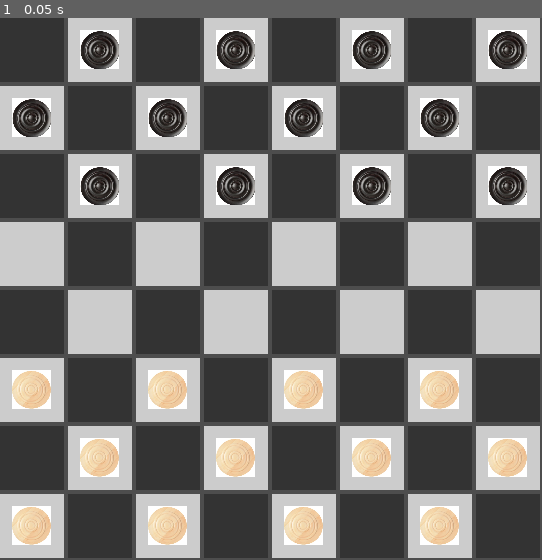
Above: before the commit, frame 1.
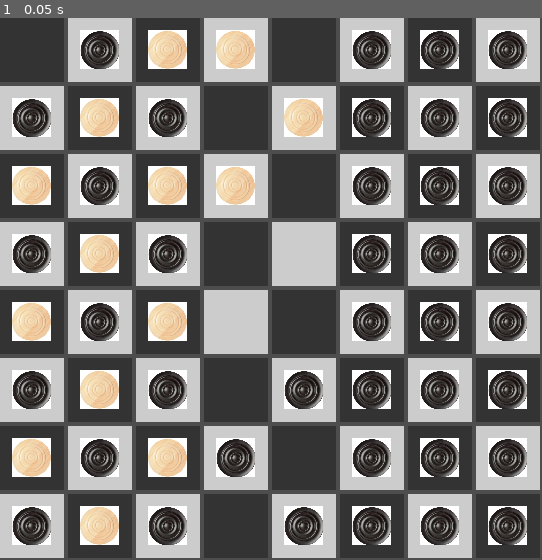
Above: after the commit, the same moment.

Repository: Luca-Milioli/Checkers
Game: Godot game, scene res://scenes/main.tscn
Same seed, same stepped clock (60 frames per second), same inputs: the game is played once before the commit and once after it.
Inputs:
- Up to frame 1 (0.05 s): no input

The runs differ from the first frame. In frame 1, 18% of the frame differs, in the area x 2-98%, y 2-98%.
Error before the commit: Invalid access to property or key 'update' on a base object of type 'GridContainer (grid.gd)'. (res://scripts/game_logic.gd:13)

Commit message:
git fix

Diff:
--- a/checkers/checkers/checkers/icon.svg
+++ /dev/null
@@ -1 +0,0 @@
-<svg xmlns="http://www.w3.org/2000/svg" width="128" height="128"><rect width="124" height="124" x="2" y="2" fill="#363d52" stroke="#212532" stroke-width="4" rx="14"/><g fill="#fff" transform="translate(12.322 12.322)scale(.101)"><path d="M105 673v33q407 354 814 0v-33z"/><path fill="#478cbf" d="m105 673 152 14q12 1 15 14l4 67 132 10 8-61q2-11 15-15h162q13 4 15 15l8 61 132-10 4-67q3-13 15-14l152-14V427q30-39 56-81-35-59-83-108-43 20-82 47-40-37-88-64 7-51 8-102-59-28-123-42-26 43-46 89-49-7-98 0-20-46-46-89-64 14-123 42 1 51 8 102-48 27-88 64-39-27-82-47-48 49-83 108 26 42 56 81zm0 33v39c0 276 813 276 814 0v-39l-134 12-5 69q-2 10-14 13l-162 11q-12 0-16-11l-10-65H446l-10 65q-4 11-16 11l-162-11q-12-3-14-13l-5-69z"/><path d="M483 600c0 34 58 34 58 0v-86c0-34-58-34-58 0z"/><circle cx="725" cy="526" r="90"/><circle cx="299" cy="526" r="90"/></g><g fill="#414042" transform="translate(12.322 12.322)scale(.101)"><circle cx="307" cy="532" r="60"/><circle cx="717" cy="532" r="60"/></g></svg>
--- a/checkers/checkers/checkers/project.godot
+++ /dev/null
@@ -1,27 +0,0 @@
-; Engine configuration file.
-; It's best edited using the editor UI and not directly,
-; since the parameters that go here are not all obvious.
-;
-; Format:
-;   [section] ; section goes between []
-;   param=value ; assign values to parameters
-
-config_version=5
-
-[application]
-
-config/name="Checkers"
-run/main_scene="res://scenes/main.tscn"
-config/features=PackedStringArray("4.4", "Mobile")
-boot_splash/fullsize=false
-config/icon="res://icon.svg"
-
-[display]
-
-window/size/viewport_width=542
-window/size/viewport_height=542
-window/stretch/mode="viewport"
-
-[rendering]
-
-renderer/rendering_method="mobile"
--- a/checkers/checkers/checkers/scenes/board.tscn
+++ /dev/null
@@ -1,17 +0,0 @@
-[gd_scene load_steps=2 format=3 uid="uid://bmwwouhjteyui"]
-
-[ext_resource type="Script" uid="uid://6vv5o5xuc7hp" path="res://scripts/grid.gd" id="1_74804"]
-
-[node name="Board" type="Control"]
-layout_mode = 3
-anchors_preset = 0
-offset_right = 40.0
-offset_bottom = 40.0
-
-[node name="Grid" type="GridContainer" parent="."]
-clip_contents = true
-layout_mode = 0
-offset_right = 40.0
-offset_bottom = 40.0
-columns = 8
-script = ExtResource("1_74804")
--- a/checkers/checkers/checkers/scenes/checks.tscn
+++ /dev/null
@@ -1,6 +0,0 @@
-[gd_scene load_steps=2 format=3 uid="uid://bcivo4a7stkvp"]
-
-[ext_resource type="Script" uid="uid://b83ym4w3dtpnl" path="res://scripts/checks.gd" id="1_rw4ni"]
-
-[node name="Checks" type="Node"]
-script = ExtResource("1_rw4ni")
--- a/checkers/checkers/checkers/scenes/king.tscn
+++ /dev/null
@@ -1,6 +0,0 @@
-[gd_scene load_steps=2 format=3 uid="uid://bof56qxoruktm"]
-
-[ext_resource type="Script" uid="uid://di7tvbe5o1t0l" path="res://scripts/king.gd" id="1_div27"]
-
-[node name="King" type="Node2D"]
-script = ExtResource("1_div27")
--- a/checkers/checkers/checkers/scenes/main.tscn
+++ /dev/null
@@ -1,9 +0,0 @@
-[gd_scene load_steps=3 format=3 uid="uid://durfvn0w6iv78"]
-
-[ext_resource type="Script" uid="uid://ceuv3y0i1v4vn" path="res://scripts/main.gd" id="1_pptng"]
-[ext_resource type="PackedScene" uid="uid://bmwwouhjteyui" path="res://scenes/board.tscn" id="1_qq4w8"]
-
-[node name="Main" type="Node"]
-script = ExtResource("1_pptng")
-
-[node name="Board" parent="." instance=ExtResource("1_qq4w8")]
--- a/checkers/checkers/checkers/scenes/man.tscn
+++ /dev/null
@@ -1,29 +0,0 @@
-[gd_scene load_steps=3 format=3 uid="uid://m15pmhxfyt8t"]
-
-[ext_resource type="Script" uid="uid://f8gnp4gs2ow7" path="res://scripts/man.gd" id="1_rb5kw"]
-[ext_resource type="Texture2D" uid="uid://cd68uprkopkhj" path="res://art/white_man.jpg" id="3_gca12"]
-
-[node name="ManContainer" type="Control"]
-layout_mode = 3
-anchors_preset = 8
-anchor_left = 0.5
-anchor_top = 0.5
-anchor_right = 0.5
-anchor_bottom = 0.5
-offset_left = -20.0
-offset_top = -20.0
-offset_right = 294.0
-offset_bottom = 293.0
-grow_horizontal = 2
-grow_vertical = 2
-size_flags_horizontal = 3
-size_flags_vertical = 3
-
-[node name="Man" type="TextureRect" parent="."]
-custom_minimum_size = Vector2(40, 40)
-layout_mode = 1
-offset_right = 316.0
-offset_bottom = 316.0
-scale = Vector2(0.125, 0.125)
-texture = ExtResource("3_gca12")
-script = ExtResource("1_rb5kw")
--- a/checkers/checkers/checkers/scenes/tile.tscn
+++ /dev/null
@@ -1,14 +0,0 @@
-[gd_scene load_steps=2 format=3 uid="uid://s3xcwwap3x33"]
-
-[ext_resource type="Script" uid="uid://cbl80r0gbarg1" path="res://scripts/tile.gd" id="1_a0q3e"]
-
-[node name="Tile" type="ColorRect"]
-custom_minimum_size = Vector2(64, 64)
-anchors_preset = 15
-anchor_right = 1.0
-anchor_bottom = 1.0
-grow_horizontal = 2
-grow_vertical = 2
-size_flags_horizontal = 3
-size_flags_vertical = 3
-script = ExtResource("1_a0q3e")
--- a/checkers/checkers/checkers/scripts/checks.gd
+++ /dev/null
@@ -1,9 +0,0 @@
-extends Node
-
-# Called when the node enters the scene tree for the first time.
-func _ready() -> void:
-	pass # Replace with function body.
-
-# Called every frame. 'delta' is the elapsed time since the previous frame.
-func _process(delta: float) -> void:
-	pass
--- a/checkers/checkers/checkers/scripts/game_logic.gd
+++ /dev/null
@@ -1,62 +0,0 @@
-class_name GameLogic
-
-const COLUMNS = 8
-const ROWS = 8
-enum {PLAYER_MAN, IA_MAN, NO_MAN}
-var board = []
-var player_turn : bool
-var winner : int
-
-signal update_gui
-
-func setup_matrix() -> void:
-	_create_matrix(COLUMNS, ROWS)
-	for y in range(COLUMNS):
-		for x in range(ROWS):
-			board[x][y] = NO_MAN
-			if (not bool((x + y)%2)):
-				if y < 3:
-					board[x][y] = PLAYER_MAN
-				elif y > 4:
-					board[x][y] = IA_MAN
-
-func print_board():
-	print("PLAYER: 0\nIA: 1\nVOID: 2\n")
-	for i in range(COLUMNS):
-		print("\nCOLUMNS "+str(i+1)+": ")
-		print(board[i])
-
-func _create_matrix(cols, rows):
-	for y in range(cols):
-		var row = []
-		for x in range(rows):
-			row.append(null)
-		self.board.append(row)
-
-func _check_move(old: Vector2i, new: Vector2i) -> bool:
-	return true
-
-func _set_move(old: Vector2i, new: Vector2i):
-	self.board[old[0]][old[1]] = self.board[new[0]][new[1]]
-
-func _change_turn():
-	self.player_turn = !player_turn
-
-func _make_move():
-	var move_passed = false
-	var old_cell : Vector2i
-	var new_cell : Vector2i
-	while not move_passed:
-		old_cell = Vector2i(0, 0)
-		new_cell = Vector2i(0, 1)
-		move_passed = _check_move(old_cell, new_cell)
-	_set_move(old_cell, new_cell)
-
-func _check_winner() -> int:
-	return 1
-
-func game_start():
-	while not self.winner:
-		_change_turn()
-		_make_move()
-		self.winner = _check_winner()
--- a/checkers/checkers/checkers/scripts/grid.gd
+++ /dev/null
@@ -1,72 +0,0 @@
-extends GridContainer
-
-const TILE_SCENE = preload("res://scenes/tile.tscn")
-const MAN_SCENE = preload("res://scenes/man.tscn")
-
-enum {PLAYER_MAN, IA_MAN, NO_MAN}
-var last_board = []
-var selected_piece = null
-
-func _ready():
-	# update()
-	_create_matrix(8,8)
-	for y in range(8):
-		for x in range(8):
-			var tile = TILE_SCENE.instantiate()
-			tile.set_coordinates(x, y)
-
-			var set_color: bool = (x + y) % 2
-			tile.set_dark(not set_color)
-
-			var coordinates: Vector2i = tile.get_coordinates()
-			if set_color and coordinates[1] != 3 and coordinates[1] != 4:
-				if coordinates[1] < 3:
-					last_board[x][y] = PLAYER_MAN
-				else:
-					last_board[x][y] = IA_MAN
-				tile.add_child(create_man(last_board[x][y]))
-			else:
-				last_board[x][y] = NO_MAN
-
-			self.add_child(tile)
-
-func create_man(color):
-	var man = MAN_SCENE.instantiate()
-	if color == PLAYER_MAN:
-		man.get_node("Man").set_image(true)
-	else:
-		man.get_node("Man").set_image(false)
-	return man
-
-func get_cell(row: int, col: int) -> ColorRect:
-	return self.get_child(row * 8 + col) as ColorRect
-
-func update(board):
-	for x in range(8):
-		for y in range(8):
-			if board[x][y] != last_board[x][y]:
-				last_board[x][y] = board[x][y]
-				var tile = self.get_cell(x,y)
-				if tile.get_child_count() == 1:
-					tile.remove_child(tile.get_child(0))
-				tile.add_child(create_man(board[x][y]))
-
-func _create_matrix(cols, rows):
-	for y in range(cols):
-		var row = []
-		for x in range(rows):
-			row.append(null)
-		self.last_board.append(row)
-
-func selected_cell(cell):
-	if selected_piece == null:
-		# Seleziona pezzo se c’è sopra un pezzo
-		if last_board == NO_MAN:
-			selected_piece = cell
-			cell.highlight()
-	else:
-		# Sposta il pezzo selezionato qui
-		if cell.is_empty():
-			cell.set_piece(selected_piece.get_piece())
-			selected_piece.clear_piece()
-		selected_piece = null
--- a/checkers/checkers/checkers/scripts/king.gd
+++ /dev/null
@@ -1,12 +0,0 @@
-extends Man
-
-class_name King
-
-# Called when the node enters the scene tree for the first time.
-func _ready() -> void:
-	pass # Replace with function body.
-
-
-# Called every frame. 'delta' is the elapsed time since the previous frame.
-func _process(delta: float) -> void:
-	pass
--- a/checkers/checkers/checkers/scripts/main.gd
+++ /dev/null
@@ -1,9 +0,0 @@
-extends Node
-
-var logic : GameLogic
-
-func _ready():
-	self.logic = GameLogic.new()
-	self.logic.setup_matrix()
-	self.logic.print_board()
-	self.logic.game_start()
--- a/checkers/checkers/checkers/scripts/man.gd
+++ /dev/null
@@ -1,18 +0,0 @@
-extends TextureRect
-
-class_name Man
-
-var white
-var cells_position: Vector2i
-
-# Called when the node enters the scene tree for the first time.
-func _ready() -> void:
-	pass # Replace with function body.
-
-# Called every frame. 'delta' is the elapsed time since the previous frame.
-func _process(delta: float) -> void:
-	pass
-
-func set_image(white = true):
-	var path = "res://art/white_man.jpg" if white else "res://art/black_man.jpg"
-	self.texture = load(path)
--- a/checkers/checkers/checkers/scripts/tile.gd
+++ /dev/null
@@ -1,14 +0,0 @@
-extends ColorRect
-
-var x: int
-var y: int
-
-func set_dark(dark: bool) -> void:
-	color = Color(0.2, 0.2, 0.2) if dark else Color(0.8, 0.8, 0.8)
-
-func get_coordinates():
-	return Vector2i(self.x, self.y)
-
-func set_coordinates(x: int, y: int) -> void:
-	self.x = x
-	self.y = y
--- a/checkers/checkers/icon.svg
+++ /dev/null
@@ -1 +0,0 @@
-<svg xmlns="http://www.w3.org/2000/svg" width="128" height="128"><rect width="124" height="124" x="2" y="2" fill="#363d52" stroke="#212532" stroke-width="4" rx="14"/><g fill="#fff" transform="translate(12.322 12.322)scale(.101)"><path d="M105 673v33q407 354 814 0v-33z"/><path fill="#478cbf" d="m105 673 152 14q12 1 15 14l4 67 132 10 8-61q2-11 15-15h162q13 4 15 15l8 61 132-10 4-67q3-13 15-14l152-14V427q30-39 56-81-35-59-83-108-43 20-82 47-40-37-88-64 7-51 8-102-59-28-123-42-26 43-46 89-49-7-98 0-20-46-46-89-64 14-123 42 1 51 8 102-48 27-88 64-39-27-82-47-48 49-83 108 26 42 56 81zm0 33v39c0 276 813 276 814 0v-39l-134 12-5 69q-2 10-14 13l-162 11q-12 0-16-11l-10-65H446l-10 65q-4 11-16 11l-162-11q-12-3-14-13l-5-69z"/><path d="M483 600c0 34 58 34 58 0v-86c0-34-58-34-58 0z"/><circle cx="725" cy="526" r="90"/><circle cx="299" cy="526" r="90"/></g><g fill="#414042" transform="translate(12.322 12.322)scale(.101)"><circle cx="307" cy="532" r="60"/><circle cx="717" cy="532" r="60"/></g></svg>
--- a/checkers/checkers/project.godot
+++ /dev/null
@@ -1,27 +0,0 @@
-; Engine configuration file.
-; It's best edited using the editor UI and not directly,
-; since the parameters that go here are not all obvious.
-;
-; Format:
-;   [section] ; section goes between []
-;   param=value ; assign values to parameters
-
-config_version=5
-
-[application]
-
-config/name="Checkers"
-run/main_scene="res://scenes/main.tscn"
-config/features=PackedStringArray("4.4", "Mobile")
-boot_splash/fullsize=false
-config/icon="res://icon.svg"
-
-[display]
-
-window/size/viewport_width=542
-window/size/viewport_height=542
-window/stretch/mode="viewport"
-
-[rendering]
-
-renderer/rendering_method="mobile"
--- a/checkers/checkers/scenes/board.tscn
+++ /dev/null
@@ -1,17 +0,0 @@
-[gd_scene load_steps=2 format=3 uid="uid://bmwwouhjteyui"]
-
-[ext_resource type="Script" uid="uid://6vv5o5xuc7hp" path="res://scripts/grid.gd" id="1_74804"]
-
-[node name="Board" type="Control"]
-layout_mode = 3
-anchors_preset = 0
-offset_right = 40.0
-offset_bottom = 40.0
-
-[node name="Grid" type="GridContainer" parent="."]
-clip_contents = true
-layout_mode = 0
-offset_right = 40.0
-offset_bottom = 40.0
-columns = 8
-script = ExtResource("1_74804")
--- a/checkers/checkers/scenes/checks.tscn
+++ /dev/null
@@ -1,6 +0,0 @@
-[gd_scene load_steps=2 format=3 uid="uid://bcivo4a7stkvp"]
-
-[ext_resource type="Script" uid="uid://b83ym4w3dtpnl" path="res://scripts/checks.gd" id="1_rw4ni"]
-
-[node name="Checks" type="Node"]
-script = ExtResource("1_rw4ni")
--- a/checkers/checkers/scenes/king.tscn
+++ /dev/null
@@ -1,6 +0,0 @@
-[gd_scene load_steps=2 format=3 uid="uid://bof56qxoruktm"]
-
-[ext_resource type="Script" uid="uid://di7tvbe5o1t0l" path="res://scripts/king.gd" id="1_div27"]
-
-[node name="King" type="Node2D"]
-script = ExtResource("1_div27")
--- a/checkers/checkers/scenes/main.tscn
+++ /dev/null
@@ -1,9 +0,0 @@
-[gd_scene load_steps=3 format=3 uid="uid://durfvn0w6iv78"]
-
-[ext_resource type="Script" uid="uid://ceuv3y0i1v4vn" path="res://scripts/main.gd" id="1_pptng"]
-[ext_resource type="PackedScene" uid="uid://bmwwouhjteyui" path="res://scenes/board.tscn" id="1_qq4w8"]
-
-[node name="Main" type="Node"]
-script = ExtResource("1_pptng")
-
-[node name="Board" parent="." instance=ExtResource("1_qq4w8")]
--- a/checkers/checkers/scenes/man.tscn
+++ /dev/null
@@ -1,29 +0,0 @@
-[gd_scene load_steps=3 format=3 uid="uid://m15pmhxfyt8t"]
-
-[ext_resource type="Script" uid="uid://f8gnp4gs2ow7" path="res://scripts/man.gd" id="1_rb5kw"]
-[ext_resource type="Texture2D" uid="uid://cd68uprkopkhj" path="res://art/white_man.jpg" id="3_gca12"]
-
-[node name="ManContainer" type="Control"]
-layout_mode = 3
-anchors_preset = 8
-anchor_left = 0.5
-anchor_top = 0.5
-anchor_right = 0.5
-anchor_bottom = 0.5
-offset_left = -20.0
-offset_top = -20.0
-offset_right = 294.0
-offset_bottom = 293.0
-grow_horizontal = 2
-grow_vertical = 2
-size_flags_horizontal = 3
-size_flags_vertical = 3
-
-[node name="Man" type="TextureRect" parent="."]
-custom_minimum_size = Vector2(40, 40)
-layout_mode = 1
-offset_right = 316.0
-offset_bottom = 316.0
-scale = Vector2(0.125, 0.125)
-texture = ExtResource("3_gca12")
-script = ExtResource("1_rb5kw")
--- a/checkers/checkers/scenes/tile.tscn
+++ /dev/null
@@ -1,14 +0,0 @@
-[gd_scene load_steps=2 format=3 uid="uid://s3xcwwap3x33"]
-
-[ext_resource type="Script" uid="uid://cbl80r0gbarg1" path="res://scripts/tile.gd" id="1_a0q3e"]
-
-[node name="Tile" type="ColorRect"]
-custom_minimum_size = Vector2(64, 64)
-anchors_preset = 15
-anchor_right = 1.0
-anchor_bottom = 1.0
-grow_horizontal = 2
-grow_vertical = 2
-size_flags_horizontal = 3
-size_flags_vertical = 3
-script = ExtResource("1_a0q3e")
--- a/checkers/checkers/scripts/checks.gd
+++ /dev/null
@@ -1,9 +0,0 @@
-extends Node
-
-# Called when the node enters the scene tree for the first time.
-func _ready() -> void:
-	pass # Replace with function body.
-
-# Called every frame. 'delta' is the elapsed time since the previous frame.
-func _process(delta: float) -> void:
-	pass
--- a/checkers/checkers/scripts/game_logic.gd
+++ /dev/null
@@ -1,62 +0,0 @@
-class_name GameLogic
-
-const COLUMNS = 8
-const ROWS = 8
-enum {PLAYER_MAN, IA_MAN, NO_MAN}
-var board = []
-var player_turn : bool
-var winner : int
-
-signal update_gui
-
-func setup_matrix() -> void:
-	_create_matrix(COLUMNS, ROWS)
-	for y in range(COLUMNS):
-		for x in range(ROWS):
-			board[x][y] = NO_MAN
-			if (not bool((x + y)%2)):
-				if y < 3:
-					board[x][y] = PLAYER_MAN
-				elif y > 4:
-					board[x][y] = IA_MAN
-
-func print_board():
-	print("PLAYER: 0\nIA: 1\nVOID: 2\n")
-	for i in range(COLUMNS):
-		print("\nCOLUMNS "+str(i+1)+": ")
-		print(board[i])
-
-func _create_matrix(cols, rows):
-	for y in range(cols):
-		var row = []
-		for x in range(rows):
-			row.append(null)
-		self.board.append(row)
-
-func _check_move(old: Vector2i, new: Vector2i) -> bool:
-	return true
-
-func _set_move(old: Vector2i, new: Vector2i):
-	self.board[old[0]][old[1]] = self.board[new[0]][new[1]]
-
-func _change_turn():
-	self.player_turn = !player_turn
-
-func _make_move():
-	var move_passed = false
-	var old_cell : Vector2i
-	var new_cell : Vector2i
-	while not move_passed:
-		old_cell = Vector2i(0, 0)
-		new_cell = Vector2i(0, 1)
-		move_passed = _check_move(old_cell, new_cell)
-	_set_move(old_cell, new_cell)
-
-func _check_winner() -> int:
-	return 1
-
-func game_start():
-	while not self.winner:
-		_change_turn()
-		_make_move()
-		self.winner = _check_winner()
--- a/checkers/checkers/scripts/grid.gd
+++ /dev/null
@@ -1,72 +0,0 @@
-extends GridContainer
-
-const TILE_SCENE = preload("res://scenes/tile.tscn")
-const MAN_SCENE = preload("res://scenes/man.tscn")
-
-enum {PLAYER_MAN, IA_MAN, NO_MAN}
-var last_board = []
-var selected_piece = null
-
-func _ready():
-	# update()
-	_create_matrix(8,8)
-	for y in range(8):
-		for x in range(8):
-			var tile = TILE_SCENE.instantiate()
-			tile.set_coordinates(x, y)
-
-			var set_color: bool = (x + y) % 2
-			tile.set_dark(not set_color)
-
-			var coordinates: Vector2i = tile.get_coordinates()
-			if set_color and coordinates[1] != 3 and coordinates[1] != 4:
-				if coordinates[1] < 3:
-					last_board[x][y] = PLAYER_MAN
-				else:
-					last_board[x][y] = IA_MAN
-				tile.add_child(create_man(last_board[x][y]))
-			else:
-				last_board[x][y] = NO_MAN
-
-			self.add_child(tile)
-
-func create_man(color):
-	var man = MAN_SCENE.instantiate()
-	if color == PLAYER_MAN:
-		man.get_node("Man").set_image(true)
-	else:
-		man.get_node("Man").set_image(false)
-	return man
-
-func get_cell(row: int, col: int) -> ColorRect:
-	return self.get_child(row * 8 + col) as ColorRect
-
-func update(board):
-	for x in range(8):
-		for y in range(8):
-			if board[x][y] != last_board[x][y]:
-				last_board[x][y] = board[x][y]
-				var tile = self.get_cell(x,y)
-				if tile.get_child_count() == 1:
-					tile.remove_child(tile.get_child(0))
-				tile.add_child(create_man(board[x][y]))
-
-func _create_matrix(cols, rows):
-	for y in range(cols):
-		var row = []
-		for x in range(rows):
-			row.append(null)
-		self.last_board.append(row)
-
-func selected_cell(cell):
-	if selected_piece == null:
-		# Seleziona pezzo se c’è sopra un pezzo
-		if last_board == NO_MAN:
-			selected_piece = cell
-			cell.highlight()
-	else:
-		# Sposta il pezzo selezionato qui
-		if cell.is_empty():
-			cell.set_piece(selected_piece.get_piece())
-			selected_piece.clear_piece()
-		selected_piece = null
--- a/checkers/checkers/scripts/king.gd
+++ /dev/null
@@ -1,12 +0,0 @@
-extends Man
-
-class_name King
-
-# Called when the node enters the scene tree for the first time.
-func _ready() -> void:
-	pass # Replace with function body.
-
-
-# Called every frame. 'delta' is the elapsed time since the previous frame.
-func _process(delta: float) -> void:
-	pass
--- a/checkers/checkers/scripts/main.gd
+++ /dev/null
@@ -1,9 +0,0 @@
-extends Node
-
-var logic : GameLogic
-
-func _ready():
-	self.logic = GameLogic.new()
-	self.logic.setup_matrix()
-	self.logic.print_board()
-	self.logic.game_start()
--- a/checkers/checkers/scripts/man.gd
+++ /dev/null
@@ -1,18 +0,0 @@
-extends TextureRect
-
-class_name Man
-
-var white
-var cells_position: Vector2i
-
-# Called when the node enters the scene tree for the first time.
-func _ready() -> void:
-	pass # Replace with function body.
-
-# Called every frame. 'delta' is the elapsed time since the previous frame.
-func _process(delta: float) -> void:
-	pass
-
-func set_image(white = true):
-	var path = "res://art/white_man.jpg" if white else "res://art/black_man.jpg"
-	self.texture = load(path)
--- a/checkers/checkers/scripts/tile.gd
+++ /dev/null
@@ -1,14 +0,0 @@
-extends ColorRect
-
-var x: int
-var y: int
-
-func set_dark(dark: bool) -> void:
-	color = Color(0.2, 0.2, 0.2) if dark else Color(0.8, 0.8, 0.8)
-
-func get_coordinates():
-	return Vector2i(self.x, self.y)
-
-func set_coordinates(x: int, y: int) -> void:
-	self.x = x
-	self.y = y
--- a/checkers/scripts/grid.gd
+++ b/checkers/scripts/grid.gd
@@ -3,8 +3,13 @@
 const TILE_SCENE = preload("res://scenes/tile.tscn")
 const MAN_SCENE = preload("res://scenes/man.tscn")
 
+enum {PLAYER_MAN, IA_MAN, NO_MAN}
+var last_board = []
+var selected_piece = null
 
 func _ready():
+	# update()
+	_create_matrix(8,8)
 	for y in range(8):
 		for x in range(8):
 			var tile = TILE_SCENE.instantiate()
@@ -15,13 +20,53 @@
 
 			var coordinates: Vector2i = tile.get_coordinates()
 			if set_color and coordinates[1] != 3 and coordinates[1] != 4:
-				var man = MAN_SCENE.instantiate()
-				man.get_node("Man").set_image()
-				if coordinates[1] < 4:
-					man.get_node("Man").set_image(false)
-				tile.add_child(man)
-				#man.position = coordinates
-				#self.add_child(man)
-				#print("added man: ", man.position)
+				if coordinates[1] < 3:
+					last_board[x][y] = PLAYER_MAN
+				else:
+					last_board[x][y] = IA_MAN
+				tile.add_child(create_man(last_board[x][y]))
+			else:
+				last_board[x][y] = NO_MAN
 
 			self.add_child(tile)
+
+func create_man(color):
+	var man = MAN_SCENE.instantiate()
+	if color == PLAYER_MAN:
+		man.get_node("Man").set_image(true)
+	else:
+		man.get_node("Man").set_image(false)
+	return man
+
+func get_cell(row: int, col: int) -> ColorRect:
+	return self.get_child(row * 8 + col) as ColorRect
+
+func update(board):
+	for x in range(8):
+		for y in range(8):
+			if board[x][y] != last_board[x][y]:
+				last_board[x][y] = board[x][y]
+				var tile = self.get_cell(x,y)
+				if tile.get_child_count() == 1:
+					tile.remove_child(tile.get_child(0))
+				tile.add_child(create_man(board[x][y]))
+
+func _create_matrix(cols, rows):
+	for y in range(cols):
+		var row = []
+		for x in range(rows):
+			row.append(null)
+		self.last_board.append(row)
+
+func selected_cell(cell):
+	if selected_piece == null:
+		# Seleziona pezzo se c’è sopra un pezzo
+		if last_board == NO_MAN:
+			selected_piece = cell
+			cell.highlight()
+	else:
+		# Sposta il pezzo selezionato qui
+		if cell.is_empty():
+			cell.set_piece(selected_piece.get_piece())
+			selected_piece.clear_piece()
+		selected_piece = null
Binary file removed: checkers/checkers/art/black_man.jpg
Not shown, removed: checkers/checkers/art/black_man.jpg.import
Binary file removed: checkers/checkers/art/white_man.jpg
Not shown, removed: checkers/checkers/art/white_man.jpg.import
Binary file removed: checkers/checkers/checkers/art/black_man.jpg
Not shown, removed: checkers/checkers/checkers/art/black_man.jpg.import
Binary file removed: checkers/checkers/checkers/art/white_man.jpg
Not shown, removed: checkers/checkers/checkers/art/white_man.jpg.import
Not shown, removed: checkers/checkers/checkers/icon.svg.import
Not shown, removed: checkers/checkers/checkers/scripts/checks.gd.uid
Not shown, removed: checkers/checkers/checkers/scripts/game_logic.gd.uid
Not shown, removed: checkers/checkers/checkers/scripts/grid.gd.uid
(and 12 more such lines)
